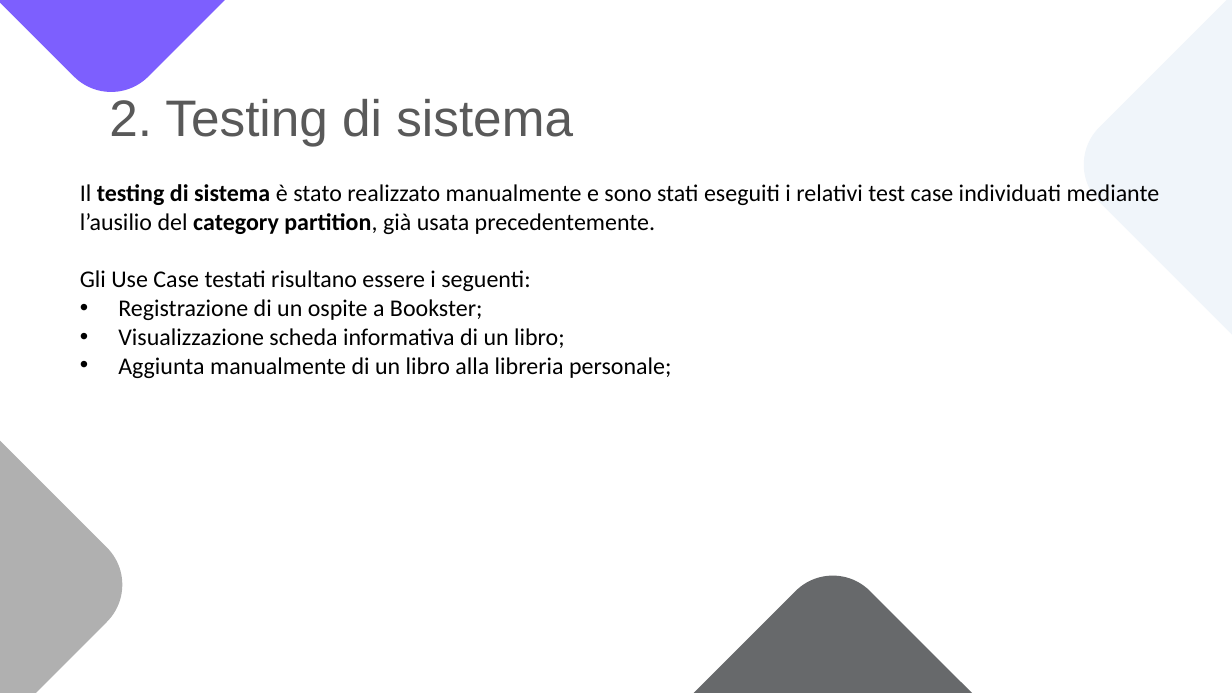
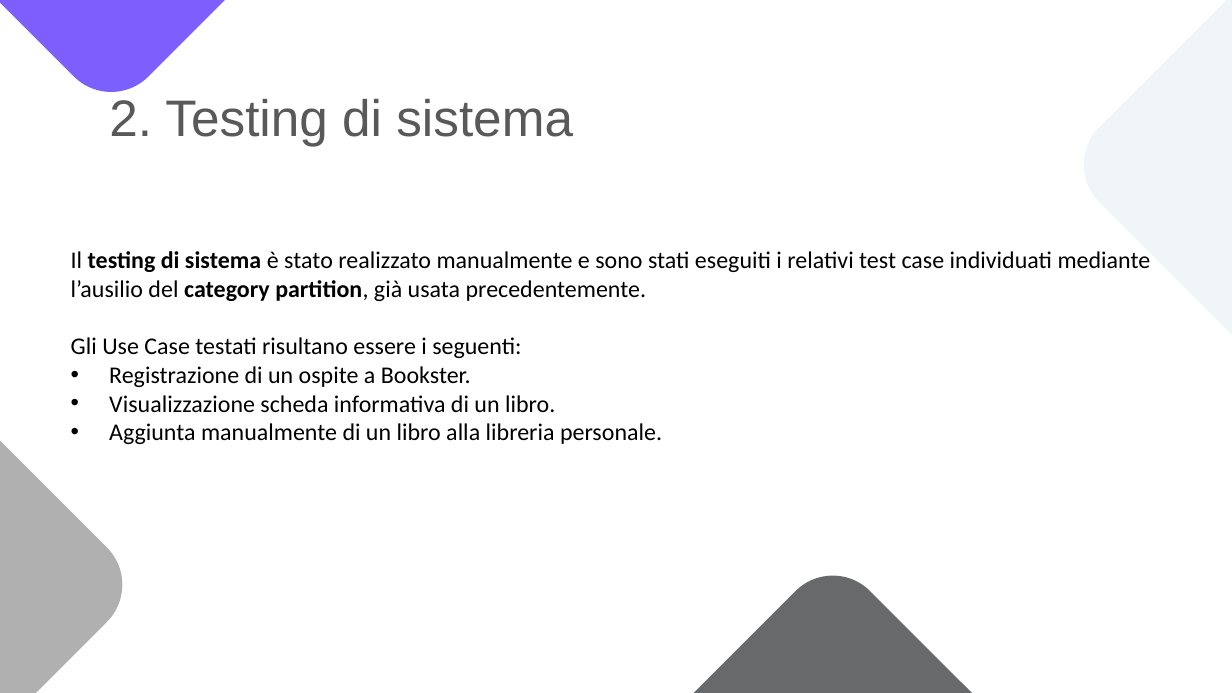
Before and after one commit to notjuary/Bookster_Classe03, a slide deck: slide 122 of DOC/Presentazione.pptx (slide 115 before the commit). Drawn at 1232x693 pixels with LibreOffice and Linux fonts; fonts in the diff are those of the drawing. Boxes give left, top, right and bottom in pixels: in the first picture for what was removed or moved away, otherwise in the second. Text is boxed around its words. In the diff, an @@ line names an element or a change of style, - is before the commit and + after.

```diff
--- a/DOC/Presentazione.pptx
+++ b/DOC/Presentazione.pptx
@@ text "Il testing di sistema è ...": place and size @@
-text "Il testing di sistema è ..." at (80, 184, 1160, 378)
+text "Il testing di sistema è ..." at (71, 251, 1151, 444)
@@ text at (109, 366, 662, 444): text changed @@
-• Registrazione di un ospite a Bookster;
-• Visualizzazione scheda informativa di un libro;
-• Aggiunta manualmente di un libro alla libreria personale;
+• Registrazione di un ospite a Bookster.
+• Visualizzazione scheda informativa di un libro.
+• Aggiunta manualmente di un libro alla libreria personale.
```
Also in this commit, not shown: 17 other slides changed, 14 slides added, 3 slides removed.
